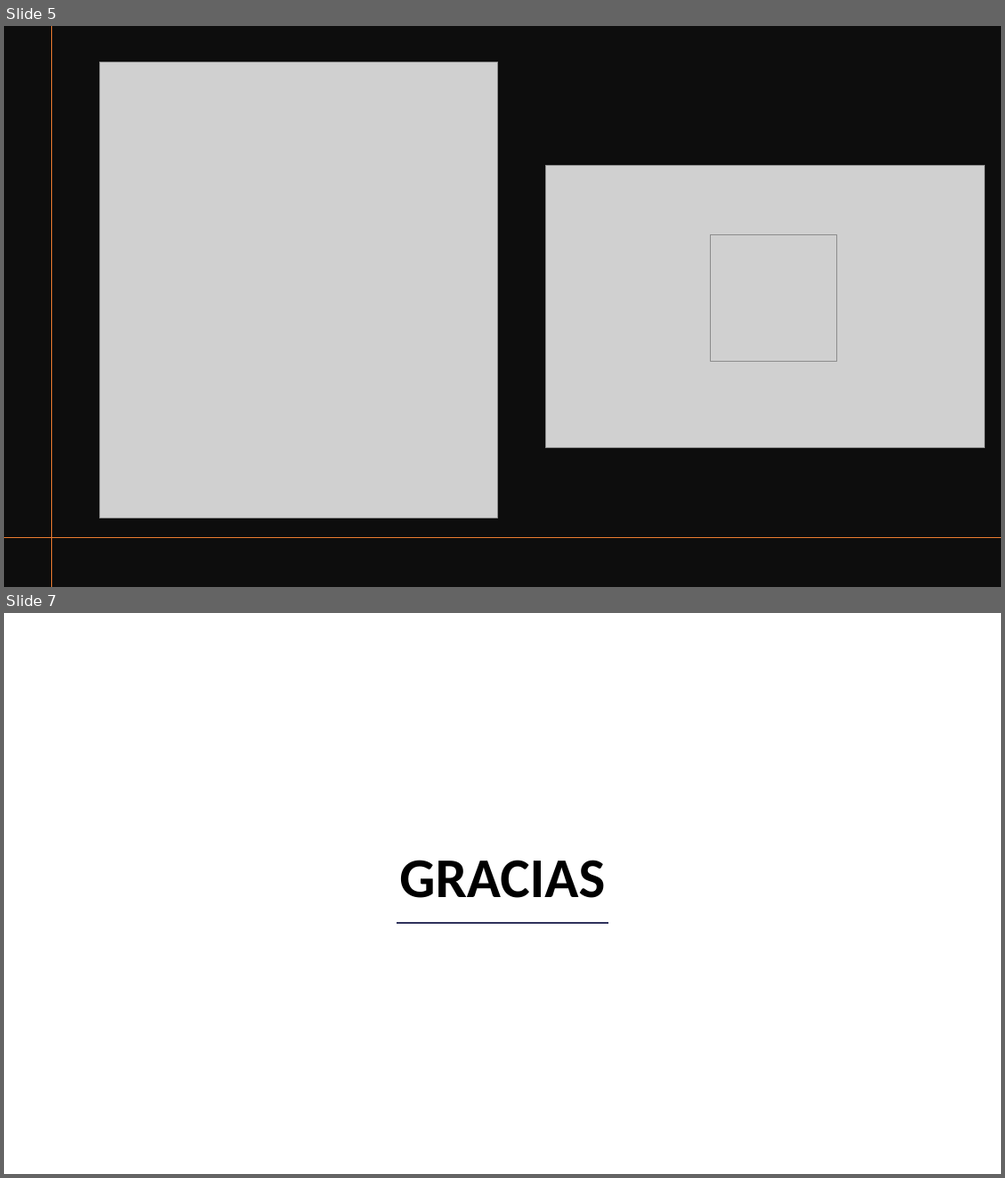
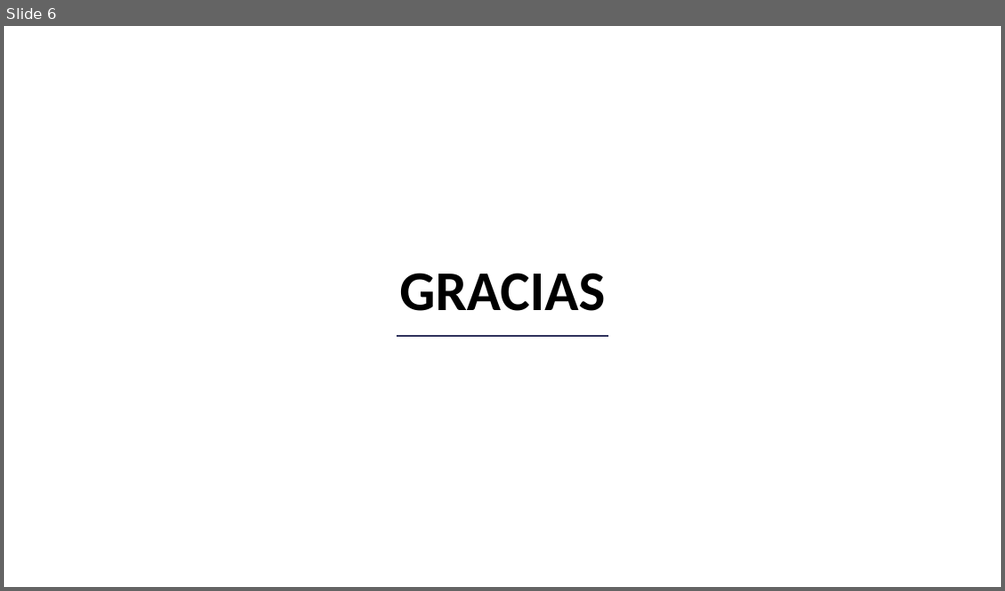
Before and after one commit to panxolopez/proyecto_mineria, a slide deck: Presentacion_2.pptx. Shown one above the other, each under a label of ours: slides 5 and 7 before the commit, slide 6 after it; the slides between them are not shown. The pictures are 1005x1178 and 1005x591 pixels, drawn with LibreOffice and Linux fonts; fonts in the diff are those of the drawing; grey boxes stand for pictures; background and template pictures are left out. Boxes give left, top, right and bottom in pixels: in the first picture for what was removed or moved away, otherwise in the second. Text is boxed around its words. In the diff, an @@ line names an element or a change of style, - is before the commit and + after.

```diff
--- a/Presentacion_2.pptx
+++ b/Presentacion_2.pptx
@@ slide 5 removed at bbox=[4, 26, 1001, 587], background #FFFFFF @@
@@ rectangle removed at bbox=[4, 26, 1001, 587] @@
@@ line removed from (52, 26) to (52, 587) @@
@@ picture removed at bbox=[99, 62, 498, 517] @@
@@ picture removed at bbox=[545, 165, 985, 447] @@
@@ picture removed at bbox=[711, 234, 837, 361] @@
@@ line removed from (1001, 538) to (4, 538) @@
@@ what was slide 7 is now slide 6 @@
```
Also in this commit, not shown: 2 slides changed, 2 slides added, 2 other slides removed.
